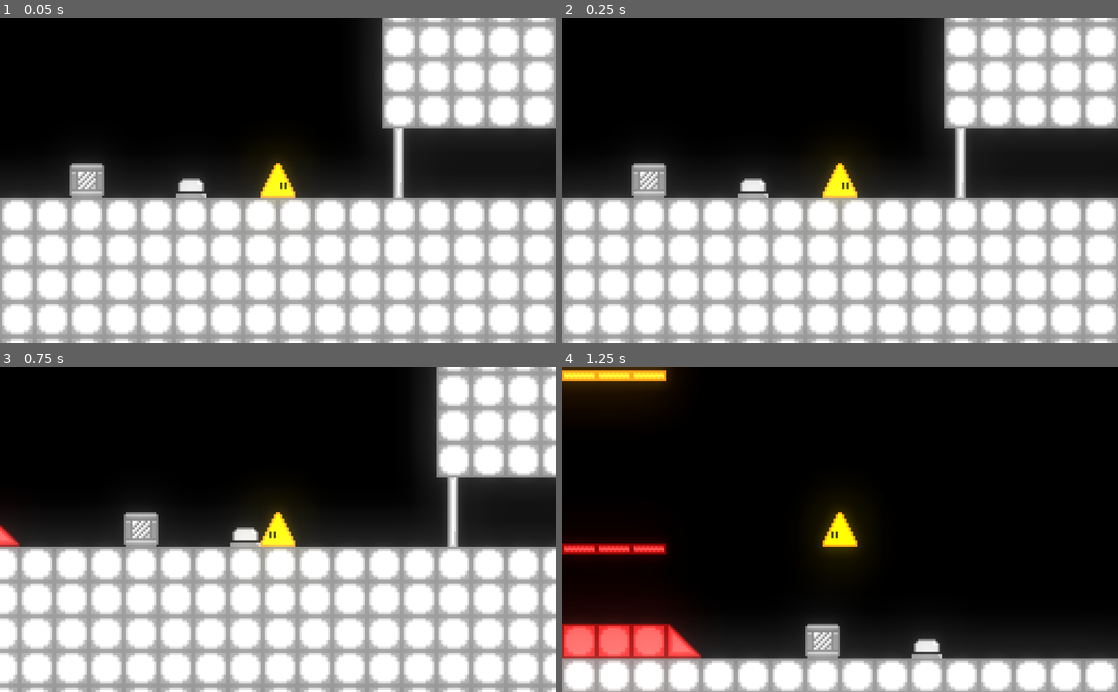
Above: before the commit, frames 1-4 (two rows, left to right).
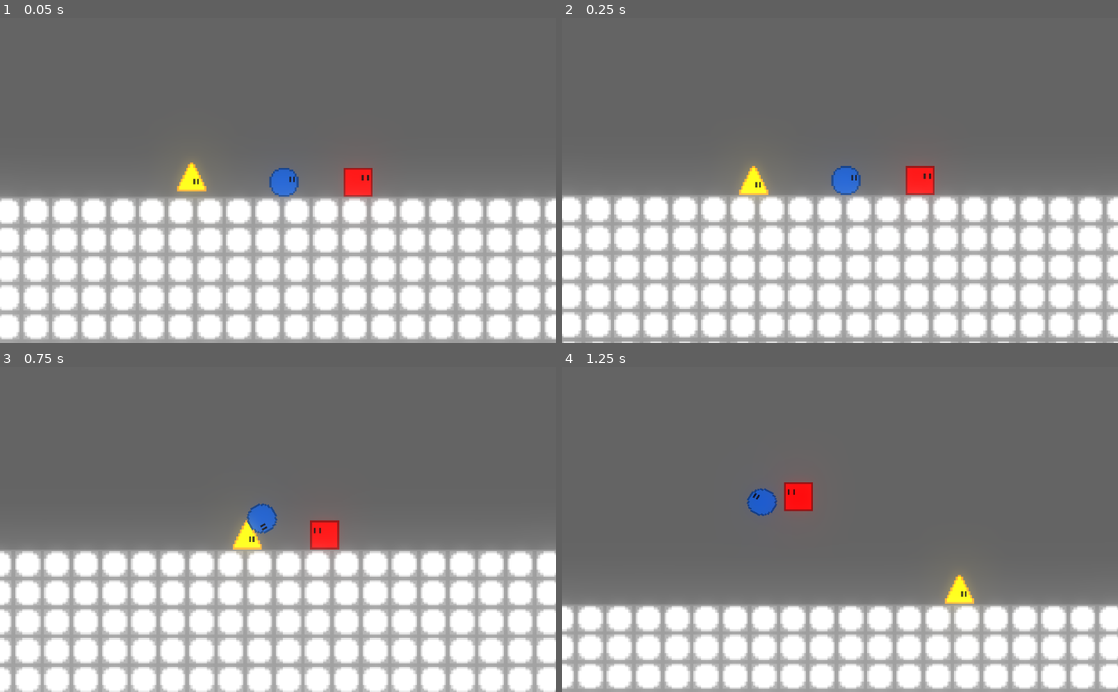
Above: after the commit, the same moments.

Repository: Kilka4/GeometricLogic
Game: Godot game, scene res://Scenes/Level1.tscn
The game is run twice, just before and just after one commit, with the same random seed, the same clock (stepped at 60 frames per second) and the same inputs. The project has no main scene, so this scene is started directly.
Inputs:
- Up to frame 1 (0.05 s): no input
- Up to frame 2 (0.25 s): no input
- Up to frame 3 (0.75 s): tap Enter at 0.5 s; hold Right (right) from 0.53 s (still down); hold A (a) from 0.53 s (still down)
- Up to frame 4 (1.25 s): keep holding Right (right); keep holding A (a); tap Space (jump) at 0.77, 1.07 s; tap D (d) at 0.8 s

The runs differ from the first frame. In frame 1, 83% of the frame differs, in the area x 0-100%, y 0-100%; in frame 2, 83%; in frame 3, 82%; in frame 4, 95%.

Commit message:
create camera for 3 players

Diff:
--- a/Scenes/Boxes/WhiteBox.tscn
+++ b/Scenes/Boxes/WhiteBox.tscn
@@ -1,13 +1,11 @@
-[gd_scene load_steps=3 format=2]
+[gd_scene load_steps=2 format=2]
 
 [ext_resource path="res://Sprites/White/WhiteBox.png" type="Texture" id=1]
-[ext_resource path="res://Scripts/Box.gd" type="Script" id=2]
 
-[node name="WhiteBox" type="RigidBody2D"]
+[node name="WhiteBox" type="RigidBody2D" groups=["Body"]]
 collision_layer = 2048
 collision_mask = 63615
-mass = 10.0
-script = ExtResource( 2 )
+gravity_scale = 2.0
 
 [node name="Sprite" type="Sprite" parent="."]
 texture = ExtResource( 1 )
--- /dev/null
+++ b/Scenes/Camerafor3players.tscn
@@ -0,0 +1,46 @@
+[gd_scene load_steps=4 format=2]
+
+[ext_resource path="res://Scripts/Camerafor3players.gd" type="Script" id=1]
+
+[sub_resource type="RectangleShape2D" id=1]
+extents = Vector2( 155.5, 10 )
+
+[sub_resource type="RectangleShape2D" id=2]
+extents = Vector2( 10, 109 )
+
+[node name="Camerafor3players" type="Camera2D"]
+current = true
+zoom = Vector2( 0.3, 0.3 )
+script = ExtResource( 1 )
+
+[node name="StaticBody2D" type="StaticBody2D" parent="."]
+collision_layer = 0
+collision_mask = 7
+
+[node name="CollisionShape2D" type="CollisionShape2D" parent="StaticBody2D"]
+position = Vector2( -0.5, -99 )
+shape = SubResource( 1 )
+
+[node name="StaticBody2D2" type="StaticBody2D" parent="."]
+collision_layer = 0
+collision_mask = 7
+
+[node name="CollisionShape2D" type="CollisionShape2D" parent="StaticBody2D2"]
+position = Vector2( 0, 98 )
+shape = SubResource( 1 )
+
+[node name="StaticBody2D3" type="StaticBody2D" parent="."]
+collision_layer = 0
+collision_mask = 7
+
+[node name="CollisionShape2D" type="CollisionShape2D" parent="StaticBody2D3"]
+position = Vector2( 162, 0 )
+shape = SubResource( 2 )
+
+[node name="StaticBody2D4" type="StaticBody2D" parent="."]
+collision_layer = 0
+collision_mask = 7
+
+[node name="CollisionShape2D" type="CollisionShape2D" parent="StaticBody2D4"]
+position = Vector2( -163, 0 )
+shape = SubResource( 2 )
--- a/Scenes/Circle.tscn
+++ b/Scenes/Circle.tscn
@@ -31,10 +31,6 @@
 [node name="CollisionShape2D" type="CollisionShape2D" parent="."]
 shape = SubResource( 2 )
 
-[node name="Camera2D" type="Camera2D" parent="."]
-current = true
-zoom = Vector2( 0.25, 0.25 )
-
 [node name="AnimationPlayer" type="AnimationPlayer" parent="."]
 playback_speed = 5.0
 anims/jump = SubResource( 3 )
--- a/Scenes/Level1.tscn
+++ b/Scenes/Level1.tscn
@@ -13,6 +13,9 @@
 [ext_resource path="res://Scenes/Mechanisms/WhiteButton.tscn" type="PackedScene" id=11]
 [ext_resource path="res://Scenes/Keys/WhiteKey.tscn" type="PackedScene" id=12]
 [ext_resource path="res://Scenes/Walls/WhiteLockedWall.tscn" type="PackedScene" id=13]
+[ext_resource path="res://Scenes/Camerafor3players.tscn" type="PackedScene" id=14]
+[ext_resource path="res://Scenes/Circle.tscn" type="PackedScene" id=15]
+[ext_resource path="res://Scenes/Square.tscn" type="PackedScene" id=16]
 
 [sub_resource type="Environment" id=1]
 background_mode = 4
@@ -63,9 +66,6 @@
 [node name="WorldEnvironment" type="WorldEnvironment" parent="."]
 environment = SubResource( 1 )
 
-[node name="Triangle" parent="." instance=ExtResource( 1 )]
-position = Vector2( 1872, 455 )
-
 [node name="Octagon" parent="." instance=ExtResource( 7 )]
 position = Vector2( 651, 455 )
 
@@ -89,7 +89,21 @@
 
 [node name="WhiteBox" parent="." instance=ExtResource( 10 )]
 position = Vector2( 1784, 456 )
-gravity_scale = 2.0
+
+[node name="Triangle" parent="." instance=ExtResource( 1 )]
+position = Vector2( 414, -13 )
+
+[node name="Circle" parent="." instance=ExtResource( 15 )]
+position = Vector2( 465, -10 )
+
+[node name="Square" parent="." instance=ExtResource( 16 )]
+position = Vector2( 506, -10 )
+
+[node name="Camerafor3players" parent="." instance=ExtResource( 14 )]
+position = Vector2( 464, -20 )
+player_1 = NodePath("../Triangle")
+player_2 = NodePath("../Circle")
+player_3 = NodePath("../Square")
 
 [connection signal="Activated" from="WhiteButton" to="WhitewWall2" method="_on_WhiteButton_Activated"]
 [connection signal="Disabled" from="WhiteButton" to="WhitewWall2" method="_on_WhiteButton_Disabled"]
--- a/Scenes/Mechanisms/WhiteButton.tscn
+++ b/Scenes/Mechanisms/WhiteButton.tscn
@@ -24,9 +24,6 @@
 "speed": 5.0
 } ]
 
-[sub_resource type="RectangleShape2D" id=4]
-extents = Vector2( 7, 4 )
-
 [sub_resource type="RectangleShape2D" id=5]
 extents = Vector2( 6, 1 )
 
@@ -37,10 +34,10 @@
 
 [node name="AnimatedSprite" type="AnimatedSprite" parent="."]
 frames = SubResource( 3 )
+animation = "activate"
 
-[node name="CollisionShape2D" type="CollisionShape2D" parent="."]
-position = Vector2( 0, 4 )
-shape = SubResource( 4 )
+[node name="CollisionPolygon2D" type="CollisionPolygon2D" parent="."]
+polygon = PoolVector2Array( -8, 8, 8, 8, 8, 5, 6, 4, 6, 2, 4, 0, -4, 0, -6, 2, -6, 4, -8, 5 )
 
 [node name="activation" type="Area2D" parent="."]
 collision_layer = 0
--- a/Scenes/Square.tscn
+++ b/Scenes/Square.tscn
@@ -32,10 +32,6 @@
 [node name="CollisionShape2D" type="CollisionShape2D" parent="."]
 shape = SubResource( 2 )
 
-[node name="Camera2D" type="Camera2D" parent="."]
-current = true
-zoom = Vector2( 0.25, 0.25 )
-
 [node name="AnimationPlayer" type="AnimationPlayer" parent="."]
 playback_speed = 5.0
 anims/jump = SubResource( 3 )
--- a/Scenes/Triangle.tscn
+++ b/Scenes/Triangle.tscn
@@ -29,10 +29,6 @@
 [node name="CollisionPolygon2D" type="CollisionPolygon2D" parent="."]
 polygon = PoolVector2Array( -1, -8, -8, 5, -8, 8, 8, 8, 8, 5, 1, -8 )
 
-[node name="Camera2D" type="Camera2D" parent="."]
-current = true
-zoom = Vector2( 0.25, 0.25 )
-
 [node name="AnimationPlayer" type="AnimationPlayer" parent="."]
 playback_speed = 5.0
 anims/jump = SubResource( 1 )
--- a/Scripts/Box.gd
+++ /dev/null
@@ -1,13 +0,0 @@
-extends RigidBody2D
-
-var velocity : Vector2
-var direction : Vector2
-var speed : float = 50
-
-func _process(delta):
-	if direction.x > 0:
-		apply_central_impulse(Vector2(speed, 0))
-	elif direction.x < 0:
-		apply_central_impulse(Vector2(-speed, 0))
-	else:
-		apply_central_impulse(Vector2(0, 0))
--- /dev/null
+++ b/Scripts/Camerafor3players.gd
@@ -0,0 +1,15 @@
+extends Camera2D
+
+export var player_1 : NodePath
+export var player_2 : NodePath
+export var player_3 : NodePath
+onready var p1 = get_node(player_1)
+onready var p2 = get_node(player_2)
+onready var p3 = get_node(player_3)
+
+func _ready():
+	if p1 != null && p2 != null && p3 != null:
+		set_process(true)
+
+func _process(delta):
+	global_position = ((p1.global_position / 3) + (p2.global_position / 3) + (p3.global_position / 3))
--- a/Scripts/Circle.gd
+++ b/Scripts/Circle.gd
@@ -3,6 +3,11 @@
 var speed = 150
 var jump_speed = -400
 var gravity = 1200
+var stop_on_slope: bool = false
+var max_slides: int = 4
+var floor_max_angle: float = 0.785398
+var mass: float = 1
+var inertia = 3
 
 var velocity = Vector2()
 var jumping = false
@@ -33,4 +38,8 @@
 	velocity.y += gravity * delta
 	if jumping && is_on_floor():
 		jumping = false
-	velocity = move_and_slide(velocity, Vector2(0, -1))
+	velocity = move_and_slide(velocity, Vector2(0, -1), stop_on_slope, max_slides, floor_max_angle, false)
+	for index in get_slide_count():
+		var collision = get_slide_collision(index)
+		if collision.collider.is_in_group("Body"):
+			collision.collider.apply_central_impulse(-collision.normal * inertia)
--- a/Scripts/Square.gd
+++ b/Scripts/Square.gd
@@ -3,6 +3,11 @@
 var speed = 150
 var jump_speed = -400
 var gravity = 1200
+var stop_on_slope: bool = false
+var max_slides: int = 4
+var floor_max_angle: float = 0.785398
+var mass: float = 1
+var inertia = 3
 
 var velocity = Vector2()
 var jumping = false
@@ -37,4 +42,8 @@
 	velocity.y += gravity * delta
 	if jumping && is_on_floor():
 		jumping = false
-	velocity = move_and_slide(velocity, Vector2(0, -1))
+	velocity = move_and_slide(velocity, Vector2(0, -1), stop_on_slope, max_slides, floor_max_angle, false)
+	for index in get_slide_count():
+		var collision = get_slide_collision(index)
+		if collision.collider.is_in_group("Body"):
+			collision.collider.apply_central_impulse(-collision.normal * inertia)
--- a/Scripts/triangle.gd
+++ b/Scripts/triangle.gd
@@ -3,15 +3,20 @@
 var speed = 150
 var jump_speed = -400
 var gravity = 1200
+var stop_on_slope: bool = false
+var max_slides: int = 4
+var floor_max_angle: float = 0.785398
+var mass: float = 1
+var inertia = 3
 
 var velocity = Vector2()
 var jumping = false
 
 func get_input():
 	velocity.x = 0
-	var right = Input.is_action_pressed("d")
-	var left = Input.is_action_pressed("a")
-	var jump = Input.is_action_just_pressed("jump")
+	var right = Input.is_action_pressed("ui_right")
+	var left = Input.is_action_pressed("ui_left")
+	var jump = Input.is_action_just_pressed("ui_up")
 	var right_rotation = Input.is_action_just_pressed("right")
 	var left_rotation = Input.is_action_just_pressed("left")
 
@@ -32,15 +37,13 @@
 		$Sprite.rotation_degrees -= 60
 		$CollisionPolygon2D.rotation_degrees -= 60
 
-
-var stop_on_slope: bool = false
-var max_slides: int = 4
-var floor_max_angle: float = 0.785398
-var mass: float = 1
-
 func _physics_process(delta):
 	get_input()
 	velocity.y += gravity * delta
 	if jumping && is_on_floor():
 		jumping = false
-	velocity = move_and_slide(velocity, Vector2(0, -1), stop_on_slope, max_slides, floor_max_angle, true)
+	velocity = move_and_slide(velocity, Vector2(0, -1), stop_on_slope, max_slides, floor_max_angle, false)
+	for index in get_slide_count():
+		var collision = get_slide_collision(index)
+		if collision.collider.is_in_group("Body"):
+			collision.collider.apply_central_impulse(-collision.normal * inertia)
--- a/project.godot
+++ b/project.godot
@@ -88,5 +88,4 @@
 
 [rendering]
 
-environment/default_clear_color=Color( 0, 0, 0, 1 )
 environment/default_environment="res://default_env.tres"
Not shown: 1 places in Scenes/Level1.tscn that only renumber resources
Not shown: 1 places in Scenes/Mechanisms/WhiteButton.tscn that only renumber resources
